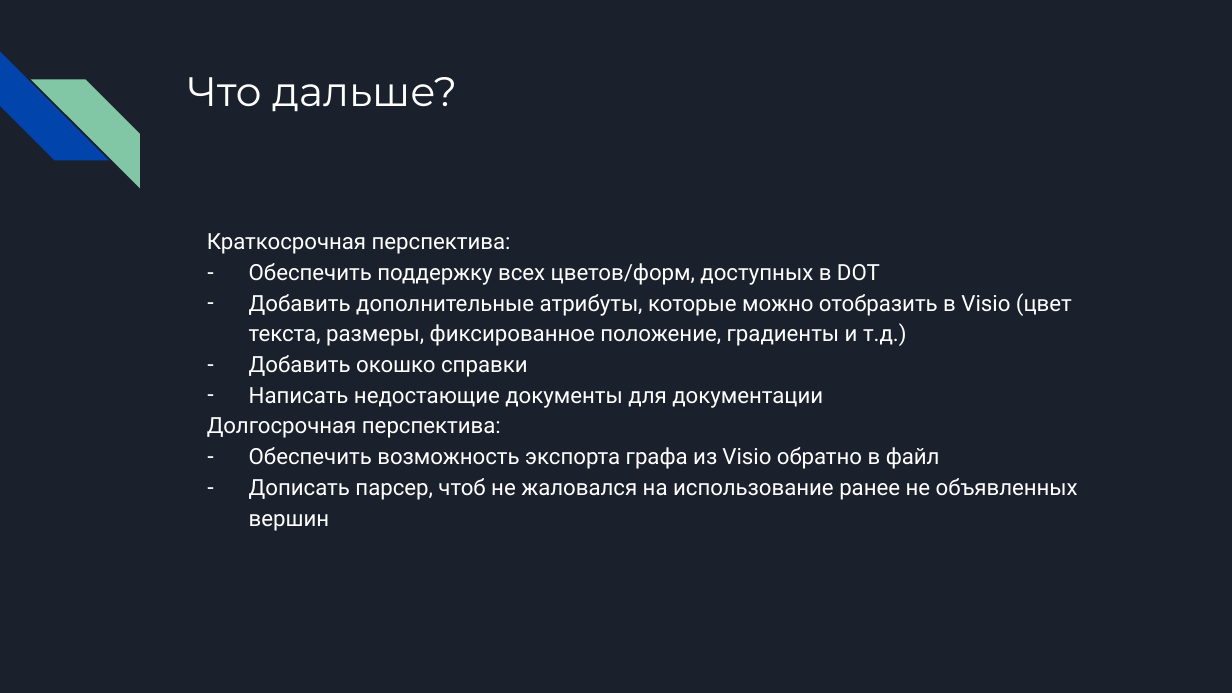
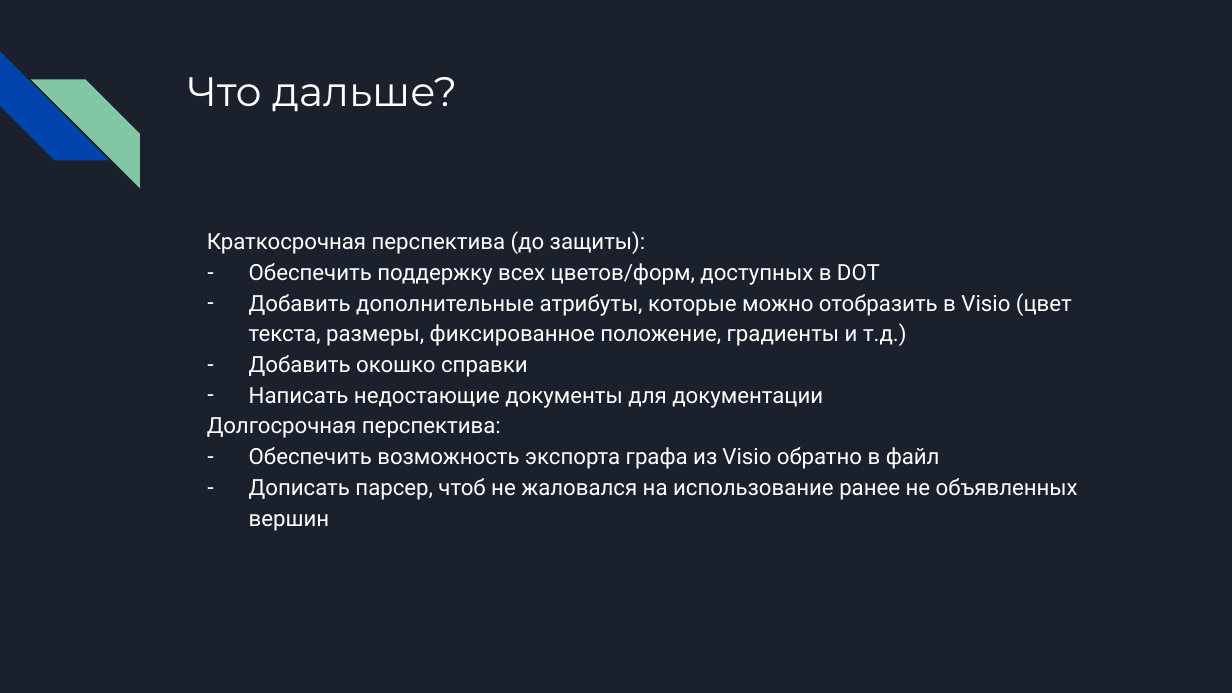
Before and after one commit to Yotchikov/CourseWork, a slide deck: slide 5 of misc/22 апреля.pptx. Drawn at 1232x693 pixels with LibreOffice and Linux fonts; fonts in the diff are those of the drawing. Boxes give left, top, right and bottom in pixels: in the first picture for what was removed or moved away, otherwise in the second. Text is boxed around its words. In the diff, an @@ line names an element or a change of style, - is before the commit and + after.

```diff
--- a/misc/22 апреля.pptx
+++ b/misc/22 апреля.pptx
@@ text at box(207, 231, 646, 254): text changed @@
-Краткосрочная перспектива:
+Краткосрочная перспектива (до защиты):
```
Also in this commit, not shown: 1 other slide changed, 2 other files.
